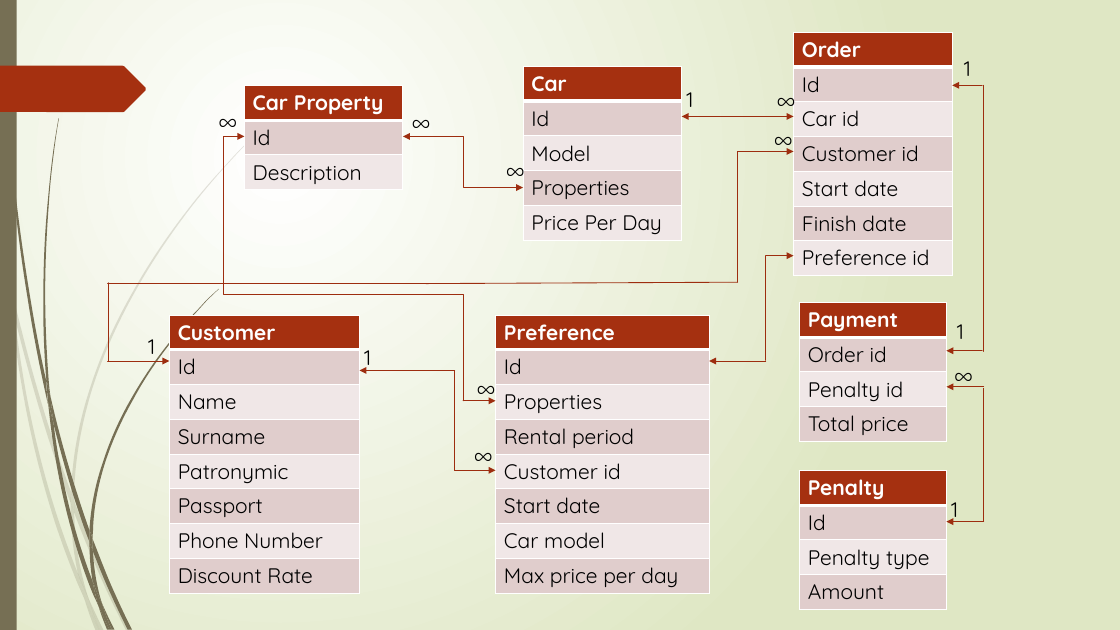
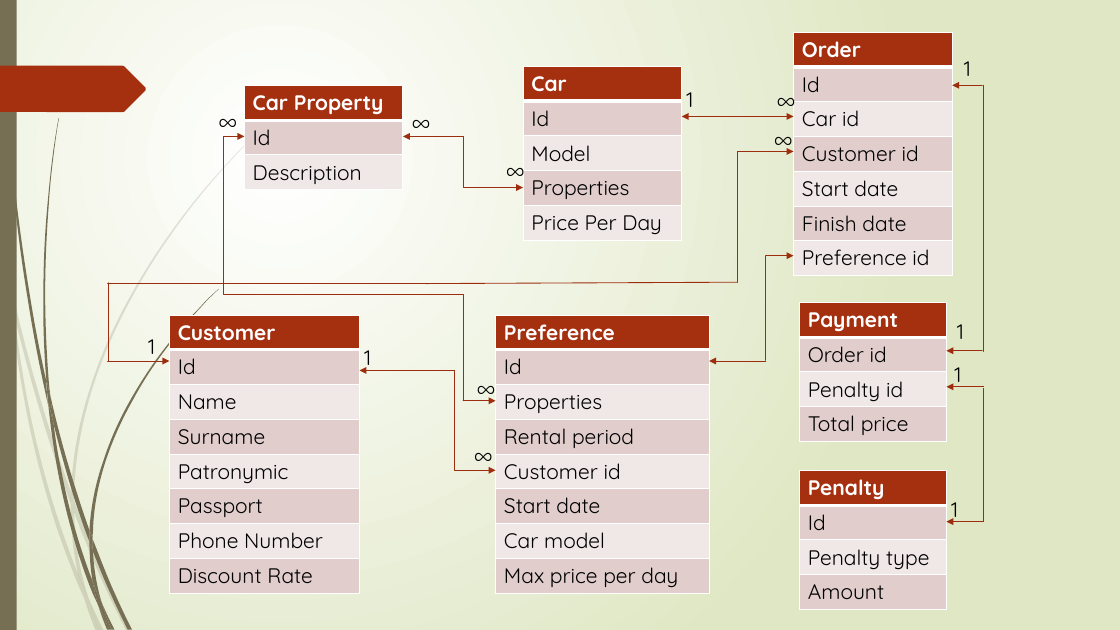
Before and after one commit to IDDruzhin/CarRental, a slide deck: slide 4 of DBCarRental.pptx. Drawn at 1120x630 pixels with LibreOffice and Linux fonts; fonts in the diff are those of the drawing. Boxes give left, top, right and bottom in pixels: in the first picture for what was removed or moved away, otherwise in the second. Text is boxed around its words. In the diff, an @@ line names an element or a change of style, - is before the commit and + after.

Commit message:
Presentation fix

```diff
--- a/DBCarRental.pptx
+++ b/DBCarRental.pptx
@@ text at bbox=[954, 367, 961, 387]: text changed @@
-∞
+1
```
